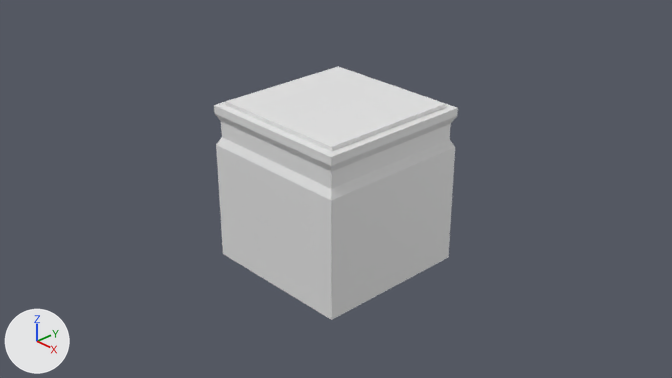
The Blender file blender/grill.blend: old version first, new version second.
Camera for both pictures: the file's camera 'Camera'. The lights are fixed; the arrows at lower left show +X, +Y and +Z.
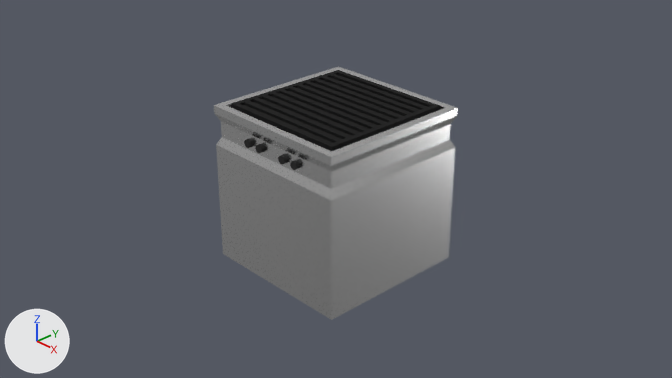
The newer file is also rescaled (x0.5), turned or shifted as a whole; pictures and numbers use the older file's frame.

Patch to the scene script:
```diff
--- a/blender/grill.blend.py
+++ b/blender/grill.blend.py
@@ mat_grill_top @@
+mat_grill_top = principled_material('grill top')
+mat_grill_top.base_color = (0.0127, 0.0127, 0.0127)  # black #1e1e1e
+mat_grill_top.metallic = 0.669
+mat_grill_top.roughness = 0.837
@@ mat_stainless @@
+mat_stainless = principled_material('stainless')
+mat_stainless.base_color = (0.763, 0.763, 0.763)  # light grey #e2e2e2
+mat_stainless.metallic = 1.0
+mat_stainless.roughness = 0.233
@@ mat_knob @@
+mat_knob = principled_material('knob')
+mat_knob.base_color = (0.012, 0.012, 0.012)  # black #1d1d1d
+mat_knob.metallic = 0.122
+mat_knob.roughness = 0.849
@@ me_cube @@
 me_cube.from_pydata(...)  # 2474 vertices, 2472 faces; spans x -1.0..1.0, y -1.0..1.0, z -1.0..1.0
-me_cube.materials.append(mat_material)  # white #e7e7e7
+me_cube.materials.append(mat_stainless)  # light grey #e2e2e2
@@ me_cube_001 @@
 # used by ob_cube_001; location = (0.0, 0.0, 1.0); scale = (0.9, 0.9, 0.05)
-me_cube_001.from_pydata(...)  # 8 vertices, 6 faces; spans x -1.0..1.0, y -1.0..1.0, z -1.0..1.0
+me_cube_001.from_pydata(...)  # 1928 vertices, 1926 faces; spans x -0.95..0.95, y -0.95..0.95, z -0.5..0.5
+# me_cube_001 part 1: 8 vertices removed from x -1.0..1.0, y -1.0..1.0, z -1.0..1.0; 1928 vertices added at x -0.95..0.95, y -0.95..0.95, z -0.5..0.5
+me_cube_001.materials.append(mat_grill_top)  # black #1e1e1e
@@ me_cylinder_003 @@
+me_cylinder_003.from_pydata(...)  # 128 vertices, 66 faces; spans x -1.0..1.0, y -1.0..1.0, z -1.0..1.0
+me_cylinder_003.materials.append(mat_knob)  # black #1d1d1d
@@ ob_cylinder_003 @@
+ob_cylinder_003 = bpy.data.objects.new('Cylinder.003', me_cylinder_003)
+ob_cylinder_003.location = (0.4, -0.95, 0.7)
+ob_cylinder_003.rotation_euler = (1.571, 0.0, 0.0)  # degrees (90, 0, 0)
+ob_cylinder_003.scale = (0.05, 0.05, 0.05)
@@ ob_cylinder_002 @@
+ob_cylinder_002 = bpy.data.objects.new('Cylinder.002', me_cylinder_003.copy())
+ob_cylinder_002.location = (0.2, -0.95, 0.7)
+ob_cylinder_002.rotation_euler = (1.571, 0.0, 0.0)  # degrees (90, 0, 0)
+ob_cylinder_002.scale = (0.05, 0.05, 0.05)
@@ ob_cylinder_001 @@
+ob_cylinder_001 = bpy.data.objects.new('Cylinder.001', me_cylinder_003.copy())
+ob_cylinder_001.location = (-0.4, -0.95, 0.7)
+ob_cylinder_001.rotation_euler = (1.571, 0.0, 0.0)  # degrees (90, 0, 0)
+ob_cylinder_001.scale = (0.05, 0.05, 0.05)
@@ ob_cylinder @@
+ob_cylinder = bpy.data.objects.new('Cylinder', me_cylinder_003.copy())
+ob_cylinder.location = (-0.2, -0.95, 0.7)
+ob_cylinder.rotation_euler = (1.571, 0.0, 0.0)  # degrees (90, 0, 0)
+ob_cylinder.scale = (0.05, 0.05, 0.05)
```

Boxes (x1, y1, x2, y2) around the edits, measured in the pictures (672 x 378 px):
'Cube', recoloured
    both: (214, 67, 458, 320)
'Cube.001', reshaped
    before: (226, 66, 446, 151)
    after: (231, 70, 440, 151)
'Cylinder.003', added
    after: (290, 160, 300, 170)
'Cylinder.002', added
    after: (278, 154, 288, 164)
'Cylinder', added
    after: (255, 144, 264, 153)
'Cylinder.001', added
    after: (244, 139, 253, 148)
